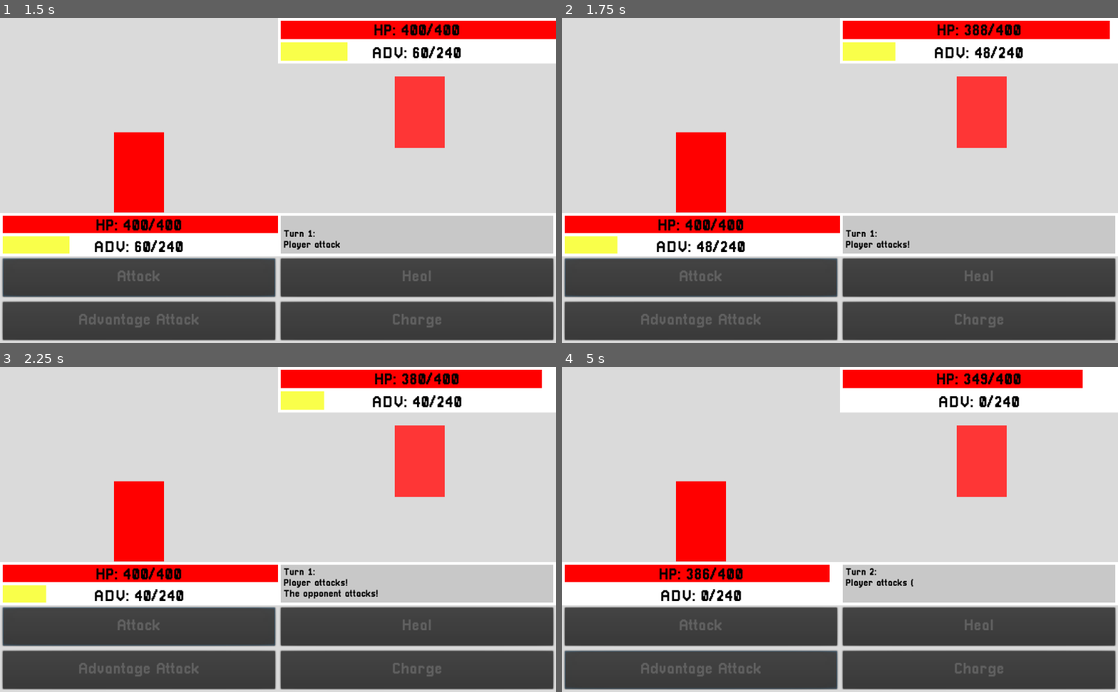
Above: before the commit, frames 1-4 (two rows, left to right).
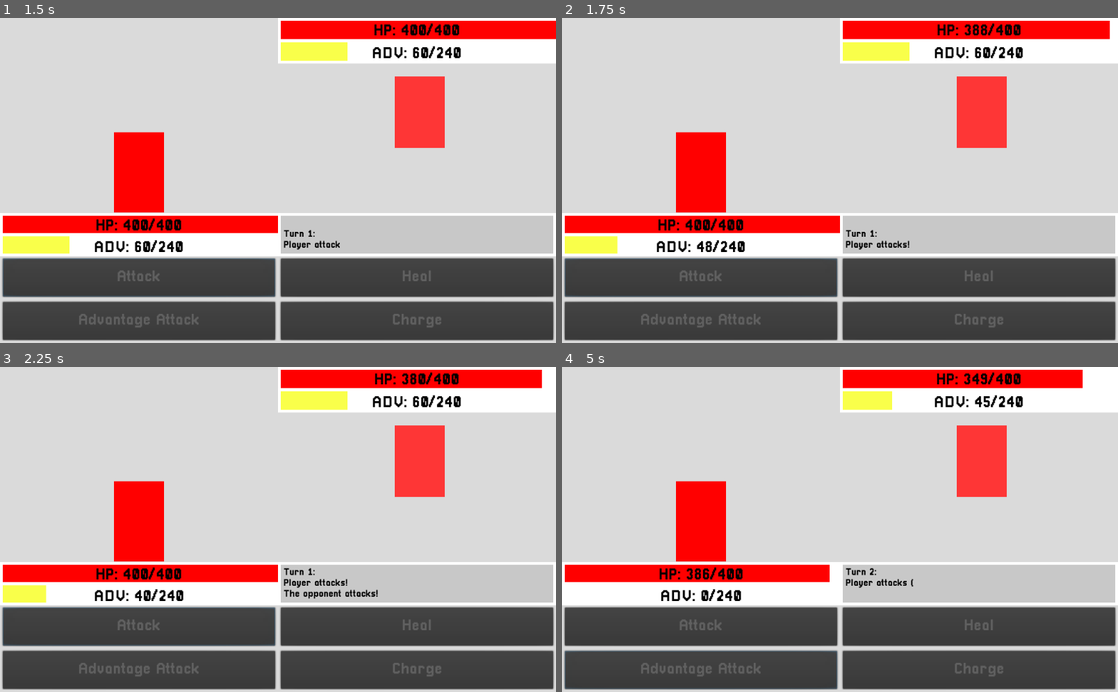
Above: after the commit, the same moments.

Repository: ArtlessAvian/kind-opponent
Game: Godot game, scene res://gameingame/BattleWView.tscn
The game is run twice, just before and just after one commit, with the same random seed, the same clock (stepped at 60 frames per second) and the same inputs.
Inputs (mouse positions are in pixels of both pictures, inside the frame that each line leads up to):
- Up to frame 1 (1.5 s): click "Attack" at 0.5 s; tap Enter (ui_accept) at 1.25 s; move the mouse to (417, 31) at 1.27 s; click (417, 31) at 1.35 s
- Up to frame 2 (1.75 s): tap Enter (ui_accept) at 1.52 s
- Up to frame 3 (2.25 s): move the mouse to (417, 402) at 2.02 s; click (417, 402) at 2.1 s
- Up to frame 4 (5 s): tap Enter (ui_accept) at 2.27, 3.5, 4.25, 4.52 s; click "Advantage Attack" at 2.75 s; move the mouse to (701, 575) at 3.52 s; click (701, 575) at 3.6 s; move the mouse to (701, 597) at 4.27 s; click (701, 597) at 4.35 s

Frame 1 is identical in both runs. In frame 2, 0.2% of the frame differs, in the area x 59-78%, y 7-14%; in frame 3, 0.4%; in frame 4, 0.9%, in the area x 50-83%, y 7-14%.

Commit message:
aaaaaaaaaa

Diff:
--- a/GameUI.tscn
+++ b/GameUI.tscn
@@ -248,5 +248,3 @@
 
 
 [editable path="UICanvas/EnemyUI/EnemyBars/EnemyAdvRegion/EnemyAdvBar"]
-
-[editable path="UICanvas/PlayerUI/PlayerBars/PlayerHPRegion/PlayerHealthBar"]
--- a/gameingame/BattleWView.tscn
+++ b/gameingame/BattleWView.tscn
@@ -5,7 +5,7 @@
 [ext_resource path="res://gameingame/viewintegration/Button.gd" type="Script" id=3]
 [ext_resource path="res://gameingame/Battle.tscn" type="PackedScene" id=4]
 
-[node name="GameUI" instance=ExtResource( 1 )]
+[node name="GameUI" index="0" instance=ExtResource( 1 )]
 
 [node name="ColorRect" parent="BattleCanvas/PlayerRegion" index="0"]
 margin_right = -0.000289917
@@ -18,11 +18,9 @@
 anims/IdleBounce = ExtResource( 2 )
 
 [node name="EnemyHPBar" parent="UICanvas/EnemyUI/EnemyBars/EnemyHPregion" index="0"]
-copy_health = true
 target_path = NodePath("../../../../../Battle")
 
 [node name="EnemyAdvBar" parent="UICanvas/EnemyUI/EnemyBars/EnemyAdvRegion" index="0"]
-copy_player = true
 target_path = NodePath("../../../../../Battle")
 
 [node name="PlayerHealthBar" parent="UICanvas/PlayerUI/PlayerBars/PlayerHPRegion" index="0"]
@@ -30,7 +28,6 @@
 target_path = NodePath("../../../../../Battle")
 
 [node name="EnemyAdvBar" parent="UICanvas/PlayerUI/PlayerBars/PlayerAdvRegion" index="0"]
-copy_player = true
 target_path = NodePath("../../../../../Battle")
 
 [node name="Attack1Button" parent="UICanvas/PlayerUI/PlayerActions/Action1Region" index="0"]
@@ -70,10 +67,10 @@
 [connection signal="button_down" from="UICanvas/PlayerUI/PlayerActions/Action2Region/Attack2Button" to="Battle" method="_on_button_down" binds= [ 1 ]]
 [connection signal="button_down" from="UICanvas/PlayerUI/PlayerActions/Action3Region/Attack3Button" to="Battle" method="_on_button_down" binds= [ 2 ]]
 [connection signal="button_down" from="UICanvas/PlayerUI/PlayerActions/Action4Region/Attack4Button" to="Battle" method="_on_button_down" binds= [ 3 ]]
+[connection signal="update_bars" from="Battle" to="UICanvas/PlayerUI/PlayerBars/PlayerAdvRegion/EnemyAdvBar" method="_on_Battle_update_bars"]
+[connection signal="update_bars" from="Battle" to="UICanvas/PlayerUI/PlayerBars/PlayerHPRegion/PlayerHealthBar" method="update_children"]
 [connection signal="update_bars" from="Battle" to="UICanvas/EnemyUI/EnemyBars/EnemyAdvRegion/EnemyAdvBar" method="update_children"]
 [connection signal="update_bars" from="Battle" to="UICanvas/EnemyUI/EnemyBars/EnemyHPregion/EnemyHPBar" method="_on_Battle_update_bars"]
-[connection signal="update_bars" from="Battle" to="UICanvas/PlayerUI/PlayerBars/PlayerHPRegion/PlayerHealthBar" method="update_children"]
-[connection signal="update_bars" from="Battle" to="UICanvas/PlayerUI/PlayerBars/PlayerAdvRegion/EnemyAdvBar" method="_on_Battle_update_bars"]
 [connection signal="user_feedback" from="Battle" to="Panel/Control/RichTextLabel" method="_on_Battle_user_feedback"]
 
 [editable path="UICanvas/EnemyUI/EnemyBars/EnemyAdvRegion/EnemyAdvBar"]
